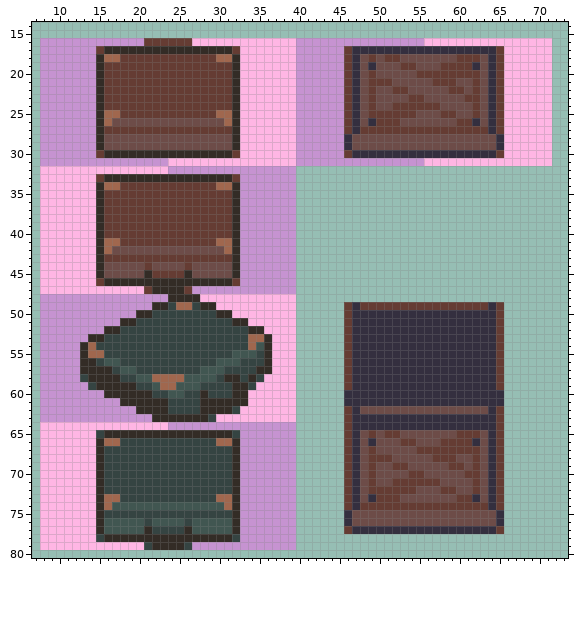
A sprite sheet gets an edit: Trabajo Taller de Videojuegos/sprites/spr_mansion_websandMore/2f64e190-c69d-46ef-bfda-531a5f5d0aaa.png. Above is the file before it was changed.
The file is 80x96 pixels. Shown: x 7..73, y 14..80.
After:
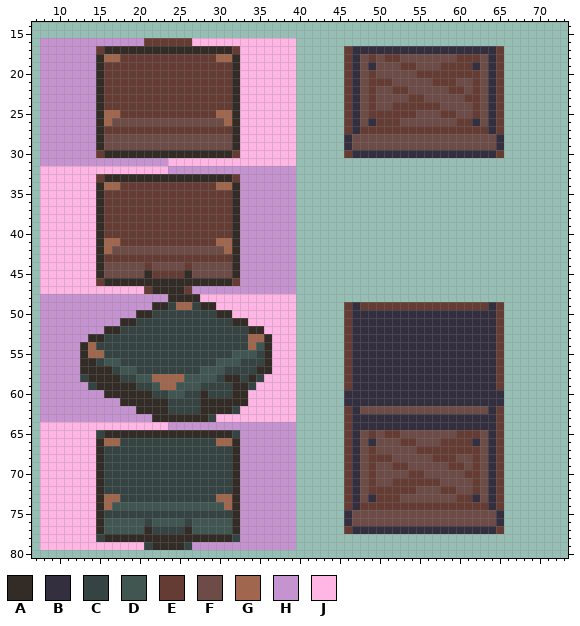
Palette (. is transparent): A #332c26  B #342f3f  C #354442  D #415651  E #653c33  F #6d4c48  G #a0674e  H #c693d1  J #ffb6e4
The edit:
Changed rows in their new state; - is an unchanged pixel.
first column x 40:
16 ................................
17 ......--------------------......
18 ......--------------------......
19 ......--------------------......
20 ......--------------------......
21 ......--------------------......
22 ......--------------------......
23 ......--------------------......
24 ......--------------------......
25 ......--------------------......
26 ......--------------------......
27 ......--------------------......
28 ......--------------------......
29 ......--------------------......
30 ......--------------------......
31 ................................
Where, in picture pixels (left, top, right, bottom), the same in both pictures:
erased: (296, 38, 552, 166)
